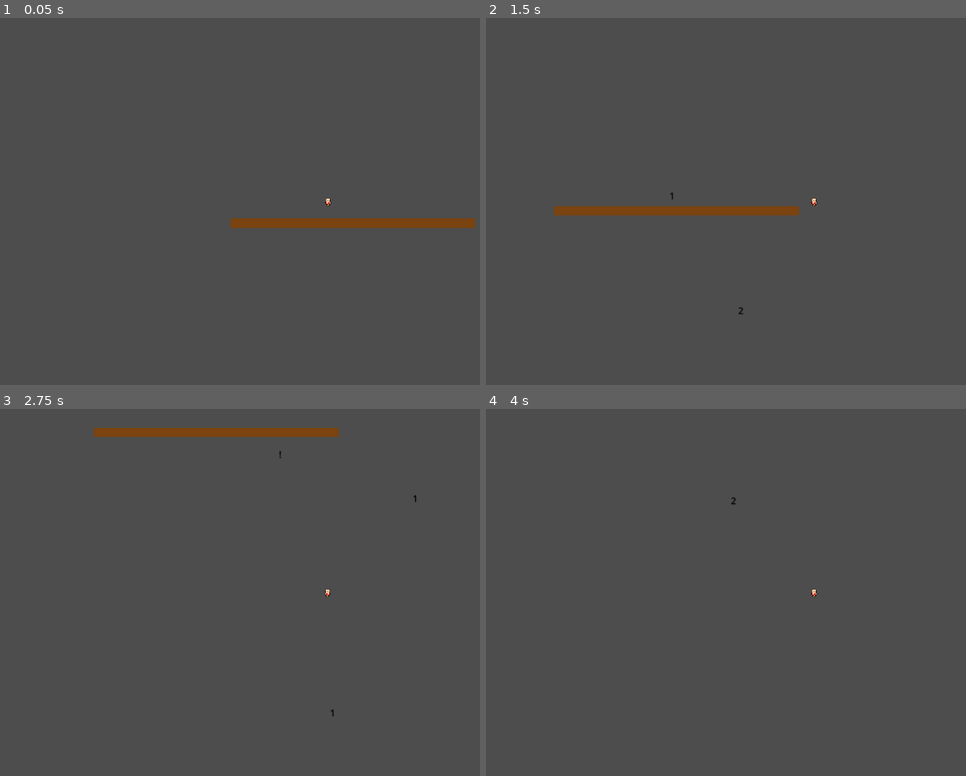
Above: before the commit, frames 1-4 (two rows, left to right).
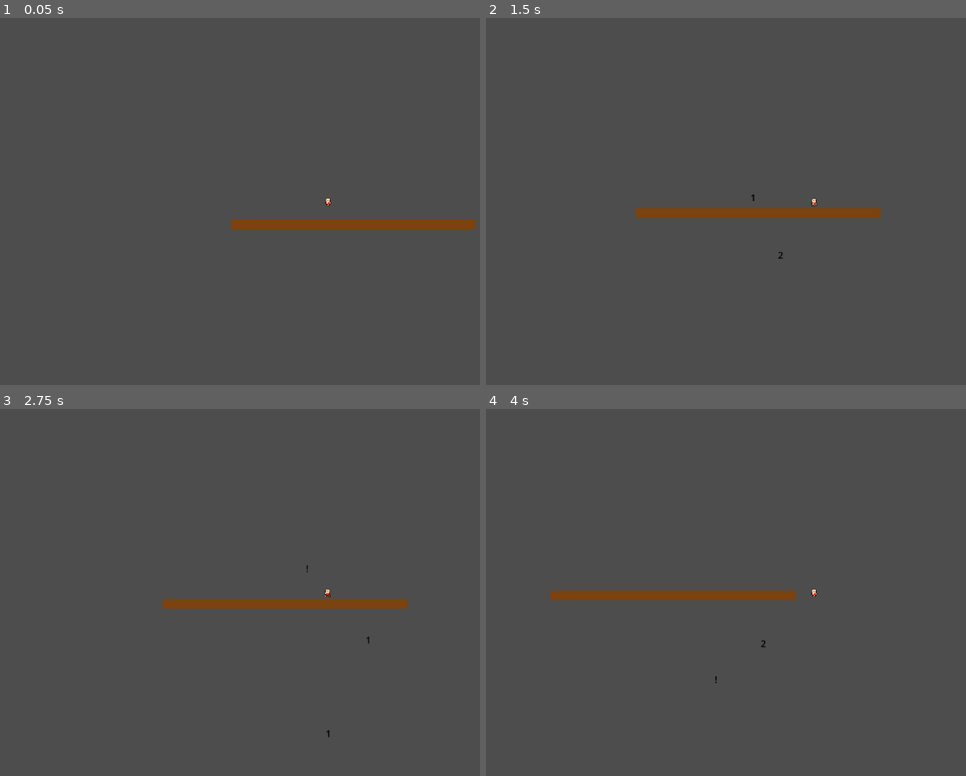
Above: after the commit, the same moments.

Repository: Ahonald/FGJ25
Game: Godot game, scene res://gameplay.tscn
Same seed, same stepped clock (60 frames per second), same inputs: the game is played once before the commit and once after it.
Inputs:
- Up to frame 1 (0.05 s): no input
- Up to frame 2 (1.5 s): tap Enter (ui_accept) at 0.5, 0.77 s; hold Right (ui_right) from 0.53 s (still down)
- Up to frame 3 (2.75 s): tap Enter (ui_accept) at 1.52 s; release Right (ui_right) at 2.03 s; hold Left (ui_left) from 2.03 s (still down)
- Up to frame 4 (4 s): release Left (ui_left) at 2.78 s; hold Right (ui_right) from 2.78 s (still down); tap Enter (ui_accept) at 3.02, 3.77 s

The runs differ from the first frame. In frame 1, 0.2% of the frame differs, in the area x 48-99%, y 54-58%; in frame 2, 1.3%; in frame 3, 2.7%, in the area x 19-87%, y 5-90%; in frame 4, 1.4%.

Commit message:
animations do not suck anymore

Diff:
--- a/gj25/player.gd
+++ b/gj25/player.gd
@@ -8,7 +8,7 @@
 var die = false
 
 var SPEED = 150
-const JUMP_VELOCITY = -250.0
+const JUMP_VELOCITY = -450.0
 
 var maxJumpCount = 1
 var jumpCount = 1
@@ -79,17 +79,17 @@
 				get_node("AnimatedSprite2D").flip_h = false
 				isPointingRight = true
 			velocity.x = direction * SPEED
-			#if velocity.y == 0 && !isShooting:
-			anim.play("Run")
+			if velocity.y == 0: #&& !isShooting:
+				anim.play("Run")
 		else:
 			velocity.x = move_toward(velocity.x, 0, SPEED)
-			#if velocity.y == 0 && !isShooting:
-			anim.play("Idle")
+			if velocity.y == 0: #&& !isShooting:
+				anim.play("Idle")
 		if velocity.y > 0:
 			anim.play("Fall")
 
-		if !dead:
-			move_and_slide()
+		#if !dead:
+		#	move_and_slide()
 
 		move_and_slide()
 	else:
--- a/gj25/player.tscn
+++ b/gj25/player.tscn
@@ -134,7 +134,6 @@
 
 [sub_resource type="Animation" id="Animation_ncryq"]
 resource_name = "Idle"
-length = 0.8
 loop_mode = 1
 tracks/0/type = "value"
 tracks/0/imported = false
@@ -155,7 +154,7 @@
 tracks/1/interp = 1
 tracks/1/loop_wrap = true
 tracks/1/keys = {
-"times": PackedFloat32Array(0, 0.3, 0.6),
+"times": PackedFloat32Array(0, 0.333333, 0.666667),
 "transitions": PackedFloat32Array(1, 1, 1),
 "update": 1,
 "values": [0, 1, 0]
